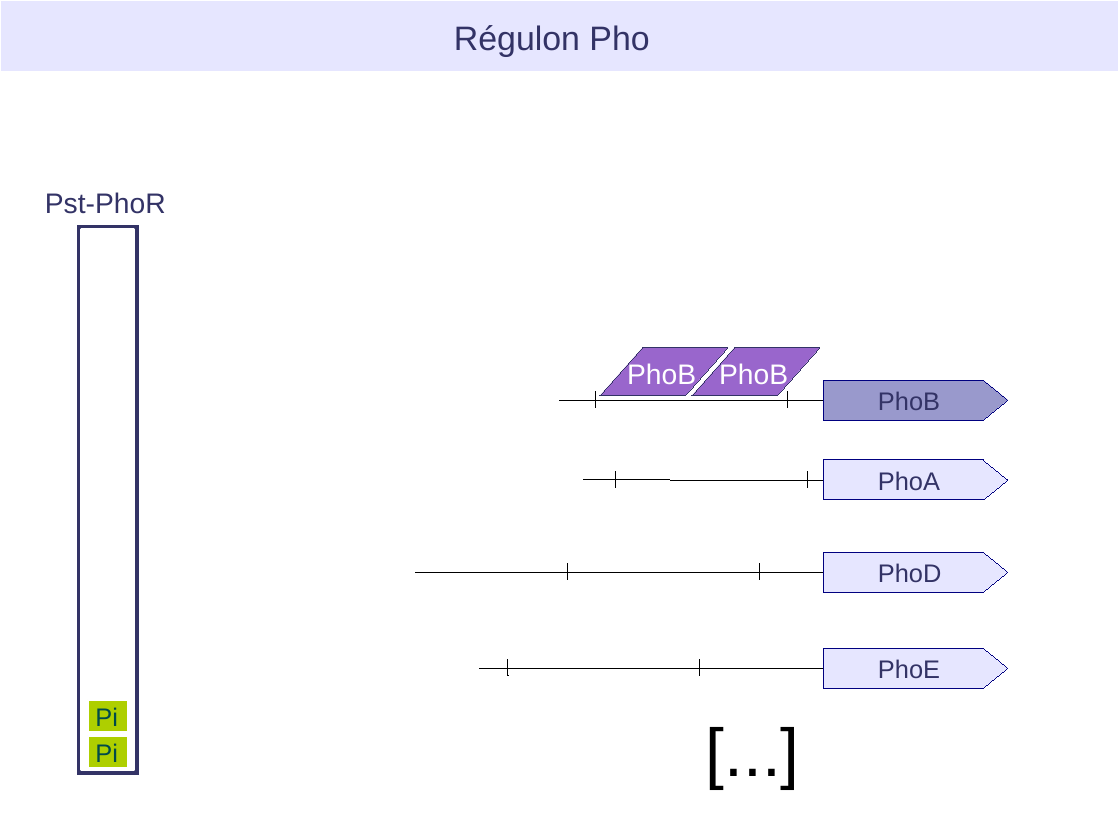
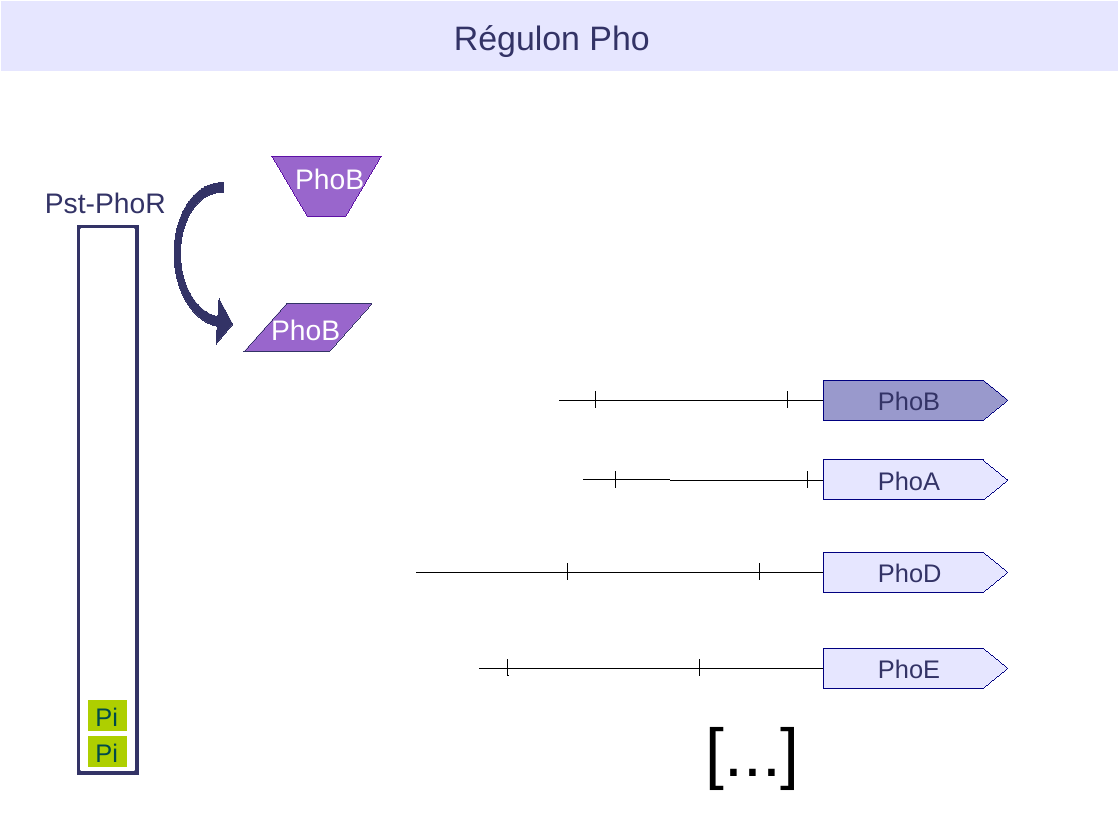
Before and after one commit to NikaAb/Projet-REGULON-GNOM, a slide deck: slide 4 of Presentation/Projet_Regulon_presentation [Repaired].odp. Drawn at 1120x840 pixels with LibreOffice and Linux fonts; fonts in the diff are those of the drawing. Boxes give left, top, right and bottom in pixels: in the first picture for what was removed or moved away, otherwise in the second. Text is boxed around its words. In the diff, an @@ line names an element or a change of style, - is before the commit and + after.

```diff
--- a/Presentation/Projet_Regulon_presentation [Repaired].odp
+++ b/Presentation/Projet_Regulon_presentation [Repaired].odp
@@ freeform shape added at [272,157,381,216], fill #9966CC, outline #5E11A6 0 pt @@
@@ text "PhoB": place and size @@
-text "PhoB" at [627,362,696,390]
+text "PhoB" at [295,168,364,195]
@@ freeform shape added at [173,182,272,328], fill #333366, outline #333366 0 pt @@
@@ freeform shape: place and size @@
-freeform shape at [692,348,820,395]
+freeform shape at [244,304,372,352]
@@ text "PhoB": place and size @@
-text "PhoB" at [719,362,788,390]
+text "PhoB" at [271,318,340,346]
@@ freeform shape removed at [601,348,729,395] @@
```
Also in this commit, not shown: 7 other slides changed, 1 slide added, 1 slide removed, 2 other files.
